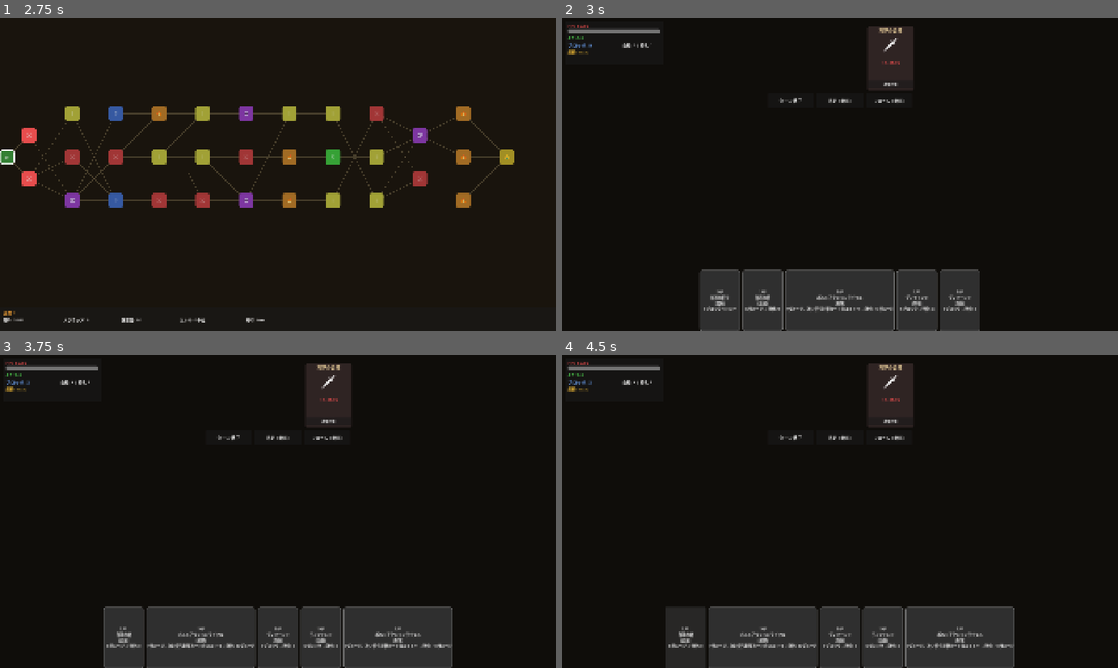
Above: before the commit, frames 1-4 (two rows, left to right).
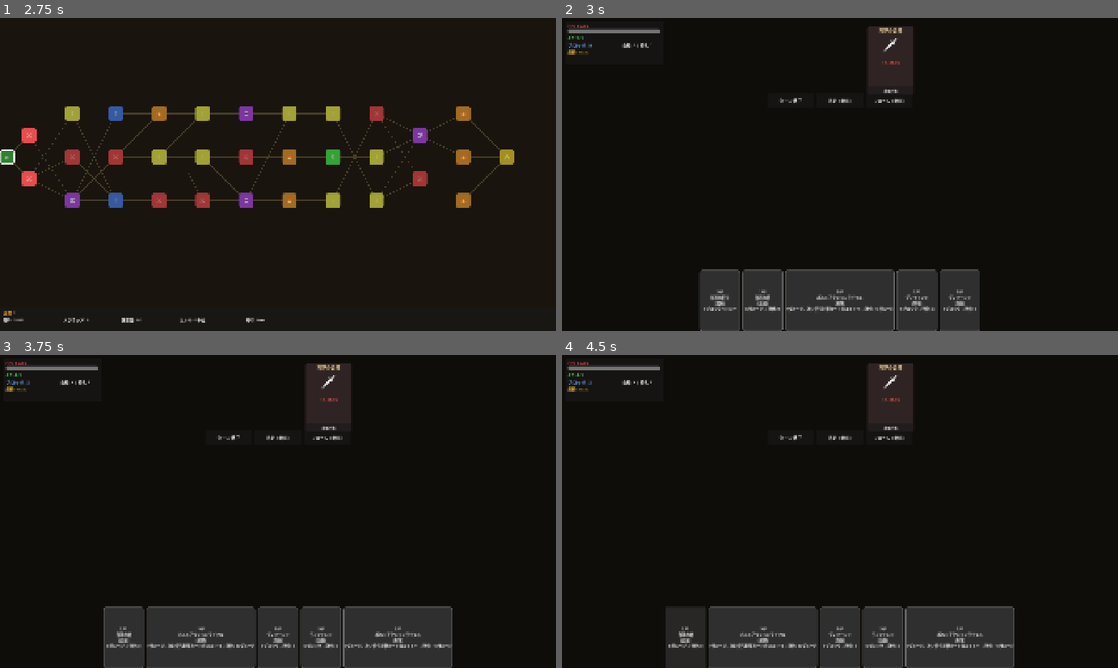
Above: after the commit, the same moments.

Repository: sashimihoutyou/too-fast-to-die
Game: Godot game, scene res://scenes/main/title_screen.tscn
The game is run twice, just before and just after one commit, with the same random seed, the same clock (stepped at 60 frames per second) and the same inputs.
Inputs:
- Up to frame 1 (2.75 s): click "ニューゲーム" at 0.5 s; click "カルティスト — アタルパ" at 1.25 s; click "出発" at 2 s
- Up to frame 2 (3 s): click "⚔" at 2.75 s
- Up to frame 3 (3.75 s): click "1AP 加速の祈り [固有] 3ブロック+1ドロー" at 3.5 s
- Up to frame 4 (4.5 s): click "1AP 部族の槍 [近接] 6ダメージ → 強化: 9" at 4.25 s

Frame 1 is identical in both runs. In frame 2, less than 0.1% of the frame differs, in the area x 2-61%, y 6-24%; in frame 3, less than 0.1%, in the area x 2-61%, y 5-24%; in frame 4, less than 0.1%.

Commit message:
戦闘にステータス効果を実装し、AP経済を見直す（戦闘の歯ごたえ）
カードの status_effect は未実装（stub）で、「萎縮」「炎上」「出血」等の
説明文が一切機能していなかった。またAPが6で手札全出しが容易だった。

- ステータス効果システムを実装：
  - 萎縮(weak)= 与ダメ-25% / 脆弱(vulnerable)= 被ダメ+50%
  - 炎上(burn)/出血(bleed)= ターン開始時に固定ダメージ、毎ターン1減衰、ブロック無視
  - 筋力(strength)= 攻撃に加算（フレームワークのみ、将来用）
  - プレイヤー・敵の双方が状態を保持。攻防の被ダメ/与ダメ計算に反映。
  - 継続ダメージで敵を撃破した場合の勝利判定も追加。
  - heat/aura/beat はキャラ固有ゲージのため対象外（無視）。
- カードの status_effect → 効果のマッピングを実装（weaken/burn/bleed/vulnerable）。
  これで威嚇射撃・威圧・モロトフ・ガソリンの洗礼・毒の投擲が機能する。
- デバフのみのカード（威圧/毒の投擲）もターゲット選択を促すよう修正。
- UI: プレイヤーHUDと敵パネルにステータス表示（🔥炎上 🩸出血 弱体 脆弱）を追加。
- AP経済を見直し：max_ap 6→5。手札を全部出せる状況を減らし、
  コスト軽減（フルスロットル等）に意味を持たせる。
- 毒の投擲(s06)を1→2APに調整（出血が機能し約10ダメージ相当になったため）。

Co-Authored-By: Claude Opus 4.8 <noreply@anthropic.com>
Claude-Session: https://claude.ai/code/session_01DaPHGiWtnsNDsQmR1omLk9

Diff:
--- a/autoload/combat_manager.gd
+++ b/autoload/combat_manager.gd
@@ -13,23 +13,27 @@
 signal enemy_hp_changed(idx: int, hp: int, max_hp: int)
 signal enemy_block_changed(idx: int, block: int)
 signal enemy_intent_updated(idx: int, intent: Dictionary)
+signal enemy_status_changed(idx: int, status: Dictionary)
+signal player_status_changed(status: Dictionary)
 
 enum CombatState { INACTIVE, INIT, DRAW, PLAYER_TURN, DISCARD, ENEMY_TURN, CHECK_END, VICTORY, DEFEAT, FLED }
 
 var state: CombatState = CombatState.INACTIVE
 var turn_number: int = 0
 var ap: int = 0
-var max_ap: int = 6
+var max_ap: int = 5
 var ap_cost_halved: bool = false
 var player_hp: int = 0
 var player_max_hp: int = 0
 var player_block: int = 0
+var player_status: Dictionary = {}
 
 var enemies: Array[Dictionary] = []
 
 func reset_player_for_new_run() -> void:
 	player_max_hp = GameManager.current_character.max_hp
 	player_hp = player_max_hp
+	player_status = _new_status_dict()
 
 func start_combat(enemy_list: Array[EnemyData]) -> void:
 	state = CombatState.INIT
@@ -37,6 +41,8 @@
 	player_max_hp = GameManager.current_character.max_hp
 	player_hp = mini(player_hp, player_max_hp)
 	player_block = 0
+	player_status = _new_status_dict()
+	player_status_changed.emit(player_status)
 	enemies.clear()
 	for ed: EnemyData in enemy_list:
 		enemies.append({
@@ -47,6 +53,7 @@
 			"alive": true,
 			"intent": {},
 			"turn_counter": 0,
+			"status": _new_status_dict(),
 		})
 	DeckManager.start_combat()
 	begin_turn()
@@ -58,6 +65,11 @@
 	ap_cost_halved = false
 	player_block = 0
 	player_block_changed.emit(player_block)
+	_tick_player_statuses()
+	if player_hp <= 0:
+		state = CombatState.DEFEAT
+		combat_lost.emit()
+		return
 	ap_changed.emit(ap)
 	_update_all_intents()
 	DeckManager.draw_cards()
@@ -100,6 +112,9 @@
 	DeckManager.discard_hand()
 	state = CombatState.ENEMY_TURN
 	_execute_enemy_turns()
+	_check_enemies_alive()
+	if state == CombatState.VICTORY:
+		return
 	state = CombatState.CHECK_END
 	if player_hp <= 0:
 		state = CombatState.DEFEAT
@@ -153,18 +168,26 @@
 		ap_changed.emit(ap)
 
 	if dmg > 0:
+		var hit_dmg := _apply_player_attack_mods(dmg)
 		if card.is_aoe:
 			for i in enemies.size():
 				if enemies[i]["alive"]:
-					_damage_enemy(i, dmg * card.hit_count, card.tags)
+					_damage_enemy(i, hit_dmg * card.hit_count, card.tags)
 		else:
 			if target_idx >= 0 and target_idx < enemies.size() and enemies[target_idx]["alive"]:
 				for h in card.hit_count:
 					if enemies[target_idx]["alive"]:
-						_damage_enemy(target_idx, dmg, card.tags)
-
-	if card.status_effect != &"" and target_idx >= 0:
-		pass
+						_damage_enemy(target_idx, hit_dmg, card.tags)
+
+	if card.status_effect != &"" and card.status_stacks != 0:
+		var mapped := _map_status(card.status_effect)
+		if mapped != &"":
+			if card.is_aoe:
+				for i in enemies.size():
+					if enemies[i]["alive"]:
+						_add_enemy_status(i, mapped, card.status_stacks)
+			elif target_idx >= 0 and target_idx < enemies.size() and enemies[target_idx]["alive"]:
+				_add_enemy_status(target_idx, mapped, card.status_stacks)
 
 func is_weak_against(idx: int, tags: Array[CardData.Tag]) -> bool:
 	if idx < 0 or idx >= enemies.size():
@@ -183,6 +206,9 @@
 		return
 	var remaining := amount
 	if is_weak_against(idx, source_tags):
+		remaining = int(remaining * 1.5)
+	var enemy_status: Dictionary = enemy["status"]
+	if int(enemy_status.get("vulnerable", 0)) > 0:
 		remaining = int(remaining * 1.5)
 	if enemy["block"] > 0:
 		if enemy["block"] >= remaining:
@@ -196,8 +222,10 @@
 		enemy["hp"] = maxi(0, enemy["hp"] - remaining)
 		enemy_hp_changed.emit(idx, enemy["hp"], enemy["max_hp"])
 
-func _damage_player(amount: int) -> void:
+func _damage_player(amount: int, from_enemy: bool = false) -> void:
 	var remaining := amount
+	if from_enemy and int(player_status.get("vulnerable", 0)) > 0:
+		remaining = int(remaining * 1.5)
 	if player_block > 0:
 		if player_block >= remaining:
 			player_block -= remaining
@@ -226,25 +254,33 @@
 	for i in enemies.size():
 		if not enemies[i]["alive"]:
 			continue
+		# ターン開始時：継続ダメージ（炎上・出血）を適用
+		if _apply_dot_to_enemy(i):
+			continue  # 継続ダメージで撃破された
+		var status: Dictionary = enemies[i]["status"]
+		var weak_active := int(status.get("weak", 0)) > 0
 		var intent: Dictionary = enemies[i]["intent"]
 		enemies[i]["block"] = 0
 		enemy_block_changed.emit(i, 0)
 		match intent.get("type", ""):
 			"attack":
-				var dmg: int = intent.get("value", 0)
+				var dmg: int = _apply_weak(intent.get("value", 0), weak_active)
 				var hits: int = intent.get("hits", 1)
 				for h in hits:
-					_damage_player(dmg)
+					_damage_player(dmg, true)
 			"defend":
 				var blk: int = intent.get("value", 0)
 				enemies[i]["block"] = blk
 				enemy_block_changed.emit(i, enemies[i]["block"])
 			"attack_defend":
-				var dmg: int = intent.get("attack", 0)
+				var dmg: int = _apply_weak(intent.get("attack", 0), weak_active)
 				var blk: int = intent.get("block", 0)
 				enemies[i]["block"] = blk
 				enemy_block_changed.emit(i, enemies[i]["block"])
-				_damage_player(dmg)
+				_damage_player(dmg, true)
+		# ターン終了時：弱体・脆弱を1減衰
+		_decay_debuffs(status)
+		enemy_status_changed.emit(i, status)
 		enemies[i]["turn_counter"] += 1
 
 func _update_all_intents() -> void:
@@ -320,3 +356,76 @@
 	for i in slot_count:
 		rewards.append({"type": "card"})
 	return rewards
+
+# ===== ステータス効果システム =====
+# weak（弱体）= 与ダメ -25% / vulnerable（脆弱）= 被ダメ +50%
+# burn（炎上）/ bleed（出血）= ターン開始時に固定ダメージ、毎ターン1減衰
+# strength（筋力）= 攻撃に +固定値（将来用）
+# heat / aura / beast はキャラ固有ゲージのため、ここでは扱わない（無視）。
+
+func _new_status_dict() -> Dictionary:
+	return {"weak": 0, "vulnerable": 0, "burn": 0, "bleed": 0, "strength": 0}
+
+func _map_status(se: StringName) -> StringName:
+	match se:
+		&"weaken", &"weak":
+			return &"weak"
+		&"vulnerable", &"vuln":
+			return &"vulnerable"
+		&"burn":
+			return &"burn"
+		&"bleed":
+			return &"bleed"
+		&"strength":
+			return &"strength"
+	return &""
+
+func _apply_player_attack_mods(base: int) -> int:
+	var dmg := base + int(player_status.get("strength", 0))
+	if int(player_status.get("weak", 0)) > 0:
+		dmg = int(dmg * 0.75)
+	return maxi(0, dmg)
+
+func _apply_weak(base: int, weak_active: bool) -> int:
+	if weak_active:
+		return int(base * 0.75)
+	return base
+
+func _add_enemy_status(idx: int, status: StringName, stacks: int) -> void:
+	if idx < 0 or idx >= enemies.size():
+		return
+	if not enemies[idx]["alive"]:
+		return
+	var s: Dictionary = enemies[idx]["status"]
+	s[status] = int(s.get(status, 0)) + stacks
+	enemy_status_changed.emit(idx, s)
+
+func _decay_debuffs(status: Dictionary) -> void:
+	status["weak"] = maxi(0, int(status.get("weak", 0)) - 1)
+	status["vulnerable"] = maxi(0, int(status.get("vulnerable", 0)) - 1)
+	status["burn"] = maxi(0, int(status.get("burn", 0)) - 1)
+	status["bleed"] = maxi(0, int(status.get("bleed", 0)) - 1)
+
+# 敵への継続ダメージを適用。撃破されたら true。
+func _apply_dot_to_enemy(idx: int) -> bool:
+	var enemy := enemies[idx]
+	var s: Dictionary = enemy["status"]
+	var dot: int = int(s.get("burn", 0)) + int(s.get("bleed", 0))
+	if dot > 0:
+		enemy["hp"] = maxi(0, enemy["hp"] - dot)
+		enemy_hp_changed.emit(idx, enemy["hp"], enemy["max_hp"])
+		if enemy["hp"] <= 0:
+			enemy["alive"] = false
+			_decay_debuffs(s)
+			enemy_status_changed.emit(idx, s)
+			enemy_defeated.emit(idx)
+			return true
+	return false
+
+func _tick_player_statuses() -> void:
+	var dot: int = int(player_status.get("burn", 0)) + int(player_status.get("bleed", 0))
+	if dot > 0:
+		player_hp = maxi(0, player_hp - dot)
+		player_hp_changed.emit(player_hp, player_max_hp)
+	_decay_debuffs(player_status)
+	player_status_changed.emit(player_status)
--- a/resources/cards/shared/s06.tres
+++ b/resources/cards/shared/s06.tres
@@ -6,8 +6,8 @@
 script = ExtResource("1")
 id = &"s06"
 display_name = "毒の投擲"
-description = "出血4付与"
-ap_cost = 1
+description = "出血4付与（毎ターンダメージ、ブロック無視）"
+ap_cost = 2
 tags = [4]
 rarity = 1
 status_effect = &"bleed"
--- a/scenes/combat/combat_screen.gd
+++ b/scenes/combat/combat_screen.gd
@@ -6,6 +6,7 @@
 var hp_labels: Array[Label] = []
 var block_labels: Array[Label] = []
 var intent_labels: Array[Label] = []
+var status_labels: Array[Label] = []
 var selected_card: CardData = null
 var awaiting_reward: bool = false
 
@@ -23,6 +24,8 @@
 	CombatManager.enemy_hp_changed.connect(_on_enemy_hp_changed)
 	CombatManager.enemy_block_changed.connect(_on_enemy_block_changed)
 	CombatManager.enemy_intent_updated.connect(_on_enemy_intent_updated)
+	CombatManager.enemy_status_changed.connect(_on_enemy_status_changed)
+	CombatManager.player_status_changed.connect(_on_player_status_changed)
 	CombatManager.player_hp_changed.connect(_on_player_hp_changed)
 	CombatManager.player_block_changed.connect(_on_player_block_changed)
 	CombatManager.ap_changed.connect(_on_ap_changed)
@@ -42,6 +45,7 @@
 	hp_labels.clear()
 	block_labels.clear()
 	intent_labels.clear()
+	status_labels.clear()
 
 	for i in CombatManager.enemies.size():
 		var enemy: Dictionary = CombatManager.enemies[i]
@@ -114,6 +118,14 @@
 		intent_label.add_theme_color_override("font_color", Color(0.9, 0.7, 0.3))
 		vbox.add_child(intent_label)
 
+		var status_label := Label.new()
+		status_label.name = "StatusLabel"
+		status_label.text = _format_status(enemy.get("status", {}))
+		status_label.horizontal_alignment = HORIZONTAL_ALIGNMENT_CENTER
+		status_label.add_theme_font_size_override("font_size", 13)
+		status_label.add_theme_color_override("font_color", Color(0.85, 0.55, 0.85))
+		vbox.add_child(status_label)
+
 		var target_btn := Button.new()
 		target_btn.text = "攻撃対象"
 		target_btn.add_theme_font_size_override("font_size", 12)
@@ -128,6 +140,7 @@
 		hp_labels.append(hp_label)
 		block_labels.append(block_label)
 		intent_labels.append(intent_label)
+		status_labels.append(status_label)
 
 func _update_hand() -> void:
 	for child in $HandArea.get_children():
@@ -208,7 +221,7 @@
 func _on_card_selected(card: CardData) -> void:
 	if not CombatManager.can_play_card(card):
 		return
-	var needs_target := card.base_damage > 0 and not card.is_aoe
+	var needs_target := (card.base_damage > 0 or _targets_enemy_status(card)) and not card.is_aoe
 	if needs_target:
 		selected_card = card
 		_show_target_buttons(true)
@@ -242,6 +255,7 @@
 	$PlayerHUD/BlockLabel.text = "ブロック: %d" % CombatManager.player_block
 	$PlayerHUD/FuelLabel.text = "燃料: %d/%d" % [ResourceManager.fuel, ResourceManager.tank_capacity]
 	$PlayerHUD/DeckLabel.text = "山札: %d | 捨札: %d" % [DeckManager.get_deck_count(), DeckManager.get_discard_count()]
+	$PlayerHUD/StatusLabel.text = _format_status(CombatManager.player_status)
 
 func _update_controls() -> void:
 	var in_turn := CombatManager.state == CombatManager.CombatState.PLAYER_TURN
@@ -315,6 +329,39 @@
 			_:
 				label.text = "? %s" % intent_label_text
 
+func _on_enemy_status_changed(idx: int, status: Dictionary) -> void:
+	if idx < status_labels.size():
+		status_labels[idx].text = _format_status(status)
+
+func _on_player_status_changed(status: Dictionary) -> void:
+	$PlayerHUD/StatusLabel.text = _format_status(status)
+
+func _targets_enemy_status(card: CardData) -> bool:
+	if card.status_stacks == 0:
+		return false
+	return CombatManager._map_status(card.status_effect) != &""
+
+func _format_status(status: Dictionary) -> String:
+	if status.is_empty():
+		return ""
+	var parts: Array[String] = []
+	var burn: int = int(status.get("burn", 0))
+	var bleed: int = int(status.get("bleed", 0))
+	var weak: int = int(status.get("weak", 0))
+	var vuln: int = int(status.get("vulnerable", 0))
+	var strg: int = int(status.get("strength", 0))
+	if burn > 0:
+		parts.append("🔥%d" % burn)
+	if bleed > 0:
+		parts.append("🩸%d" % bleed)
+	if weak > 0:
+		parts.append("弱%d" % weak)
+	if vuln > 0:
+		parts.append("脆%d" % vuln)
+	if strg > 0:
+		parts.append("力%d" % strg)
+	return " ".join(parts)
+
 func _on_player_hp_changed(hp: int, max_hp: int) -> void:
 	$PlayerHUD/HPLabel.text = "HP: %d/%d" % [hp, max_hp]
 	$PlayerHUD/HPBar.value = hp
--- a/scenes/combat/combat_screen.tscn
+++ b/scenes/combat/combat_screen.tscn
@@ -86,6 +86,16 @@
 theme_override_font_sizes/font_size = 14
 text = "山札: 10 | 捨札: 0"
 
+[node name="StatusLabel" type="Label" parent="PlayerHUD"]
+layout_mode = 1
+offset_left = 10.0
+offset_top = 118.0
+offset_right = 330.0
+offset_bottom = 150.0
+theme_override_colors/font_color = Color(0.85, 0.55, 0.85, 1)
+theme_override_font_sizes/font_size = 14
+text = ""
+
 [node name="EnemyArea" type="HBoxContainer" parent="."]
 layout_mode = 1
 anchor_right = 1.0
